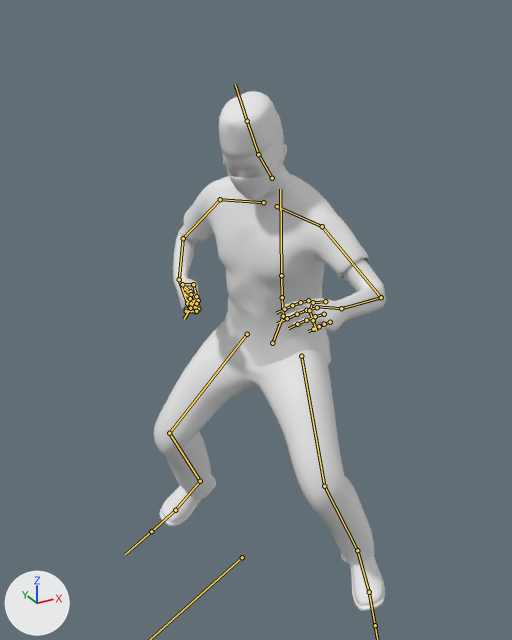
The FBX model Assets/Models/Doctor/Stabbing.fbx: old version first, new version second.
Rendered twice from a 50 mm lens placed at (-0.976, -1.698, 1.665), pointed at (-0.096, -0.098, 0.865). Lighting does not change. The marker at lower left points along +X, +Y and +Z. Both versions are drawn at frame 45 of the action 'mixamo.com'; the numbers are the values there. The bones that bend it are drawn over the model as lines.

The first picture shows 'Body', 'Clothes', 'Eyes', 'Hat', 'Mask', 'Shoes'.
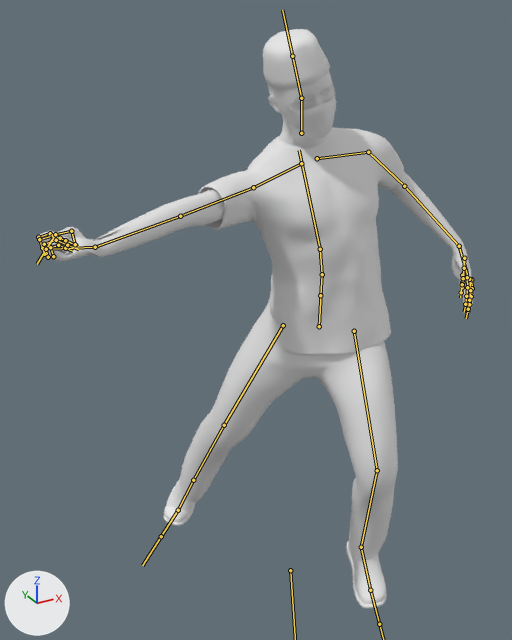
Where the change shows, as pixel boxes (x1, y1, x2, y2) in the pictures (512 x 640 px):
'Clothes', posed (11% taller)
    before: (154, 175, 374, 566)
    after: (179, 127, 404, 562)
'Body', posed (104% wider, 17% taller)
    before: (173, 127, 386, 333)
    after: (38, 71, 474, 312)
'Hat', posed (6% wider, 13% shorter)
    before: (219, 91, 282, 159)
    after: (263, 29, 330, 88)
'Shoes', posed
    before: (159, 475, 385, 611)
    after: (163, 478, 387, 608)
'Mask', posed
    before: (226, 141, 285, 200)
    after: (270, 87, 336, 139)
'Eyebrows', posed (100% taller)
    before: (223, 161, 264, 170)
    after: (290, 84, 333, 103)
'Eyes', posed (not visible before)
    after: (300, 90, 330, 104)
bone 'spine_01', root to tip
    before: (283, 316) to (282, 297)
    after: (320, 295) to (322, 274)
bone 'spine_02', root to tip
    before: (282, 297) to (281, 275)
    after: (322, 274) to (320, 249)
bone 'spine_03', root to tip
    before: (281, 275) to (280, 189)
    after: (320, 249) to (299, 150)
bone 'clavicle_l', root to tip
    before: (277, 206) to (322, 226)
    after: (317, 158) to (368, 152)
bone 'upperarm_l', root to tip
    before: (322, 226) to (381, 297)
    after: (368, 152) to (404, 186)
bone 'lowerarm_l', root to tip
    before: (381, 297) to (341, 308)
    after: (404, 186) to (459, 246)
bone 'hand_l', root to tip
    before: (341, 308) to (316, 306)
    after: (459, 246) to (467, 275)
bone 'upperarm_r', root to tip
    before: (220, 199) to (183, 238)
    after: (253, 187) to (180, 216)
bone 'lowerarm_r', root to tip
    before: (183, 238) to (179, 279)
    after: (180, 216) to (95, 247)
bone 'hand_r', root to tip
    before: (179, 279) to (187, 302)
    after: (95, 247) to (50, 249)
bone 'neck_01', root to tip
    before: (272, 178) to (258, 154)
    after: (301, 133) to (301, 98)
bone 'head', root to tip
    before: (258, 154) to (247, 121)
    after: (301, 98) to (292, 56)
bone 'thigh_l', root to tip
    before: (301, 356) to (324, 486)
    after: (354, 331) to (377, 470)
bone 'calf_l', root to tip
    before: (324, 486) to (357, 550)
    after: (377, 470) to (361, 547)
bone 'foot_l', root to tip
    before: (357, 550) to (369, 592)
    after: (361, 547) to (370, 590)
bone 'thigh_r', root to tip
    before: (247, 334) to (169, 433)
    after: (283, 325) to (224, 425)
bone 'calf_r', root to tip
    before: (169, 433) to (200, 481)
    after: (224, 425) to (193, 480)
bone 'foot_r', root to tip
    before: (200, 481) to (175, 510)
    after: (193, 480) to (178, 510)
bone 'ball_r', root to tip
    before: (175, 510) to (151, 531)
    after: (178, 510) to (161, 536)

The edits, one by one:
Object 'Doctor' (bone_rig_object) moves from (-0.074, 0.052, -0.143) to (-0.021, -0.192, -0.029).
Object 'Doctor' (bone_rig_object) turns from (-5, 6, -64) to (-4, 4, -29) degrees about its own x, y and z.
Bone 'spine_01' (bone_spine_01) turns from (4, 0, 2) to (0, 6, 4) degrees about its own x, y and z.
Bone 'spine_02' (bone_spine_02) turns from (7, -1, 0) to (1, 9, 6) degrees about its own x, y and z.
Bone 'spine_03' (bone_spine_03) turns from (7, -1, 0) to (1, 9, 7) degrees about its own x, y and z.
Bone 'clavicle_l' (bone_clavicle_l) turns from (4, 1, 2) to (5, 2, 1) degrees about its own x, y and z.
Bone 'upperarm_l' (bone_upperarm_l) turns from (8, -31, 9) to (-29, 17, -6) degrees about its own x, y and z.
Bone 'lowerarm_l' (bone_lowerarm_l) turns from (49, 7, -3) to (11, -1, -2) degrees about its own x, y and z.
Bone 'hand_l' (bone_hand_l) turns from (0, 3, 5) to (17, -20, -15) degrees about its own x, y and z.
Bone 'upperarm_r' (bone_upperarm_r) turns from (-2, -17, -1) to (35, 56, -19) degrees about its own x, y and z.
Bone 'lowerarm_r' (bone_lowerarm_r) turns from (73, -8, 2) to (-42, 0, 0) degrees about its own x, y and z.
Bone 'hand_r' (bone_hand_r) turns from (5, 45, 25) to (74, 131, 53) degrees about its own x, y and z.
Bone 'neck_01' (bone_neck_01) turns from (11, 6, -2) to (10, -1, 5) degrees about its own x, y and z.
Bone 'head' (bone_head) turns from (11, 6, 1) to (10, -3, 5) degrees about its own x, y and z.
Bone 'thigh_l' (bone_thigh_l) turns from (-41, -19, -5) to (-22, -8, 6) degrees about its own x, y and z.
Bone 'calf_l' (bone_calf_l) turns from (63, -3, -6) to (43, 3, 3) degrees about its own x, y and z.
Bone 'foot_l' (bone_foot_l) turns from (-17, -6, 2) to (-11, 3, -2) degrees about its own x, y and z.
Bone 'thigh_r' (bone_thigh_r) turns from (-31, 4, -7) to (5, 12, 22) degrees about its own x, y and z.
Bone 'calf_r' (bone_calf_r) turns from (65, -2, -5) to (16, -4, -1) degrees about its own x, y and z.
Bone 'foot_r' (bone_foot_r) turns from (-24, -6, 3) to (30, -3, -2) degrees about its own x, y and z.
Bone 'ball_r' (bone_ball_r) turns from (-3, 0, 0) to (-41, 22, -3) degrees about its own x, y and z.
